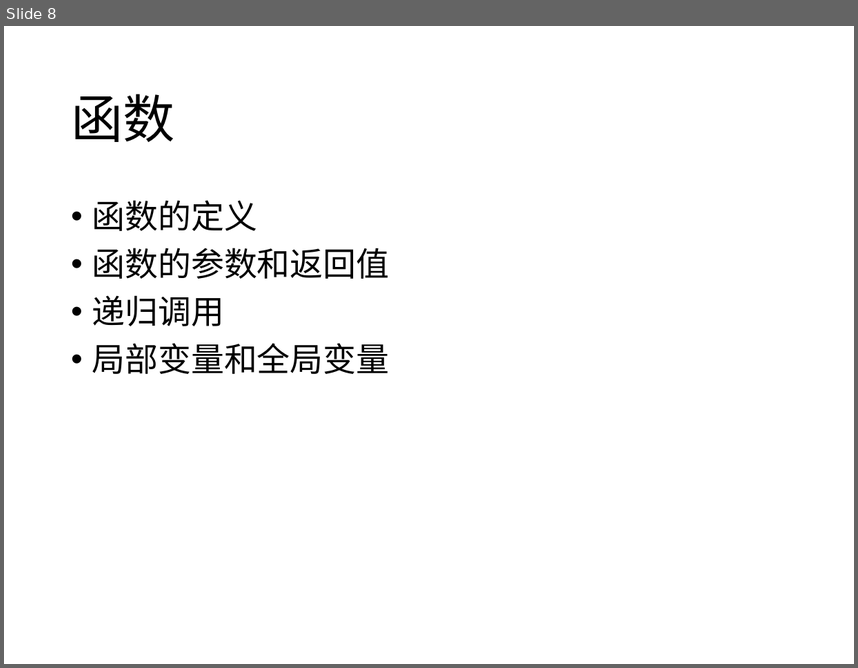
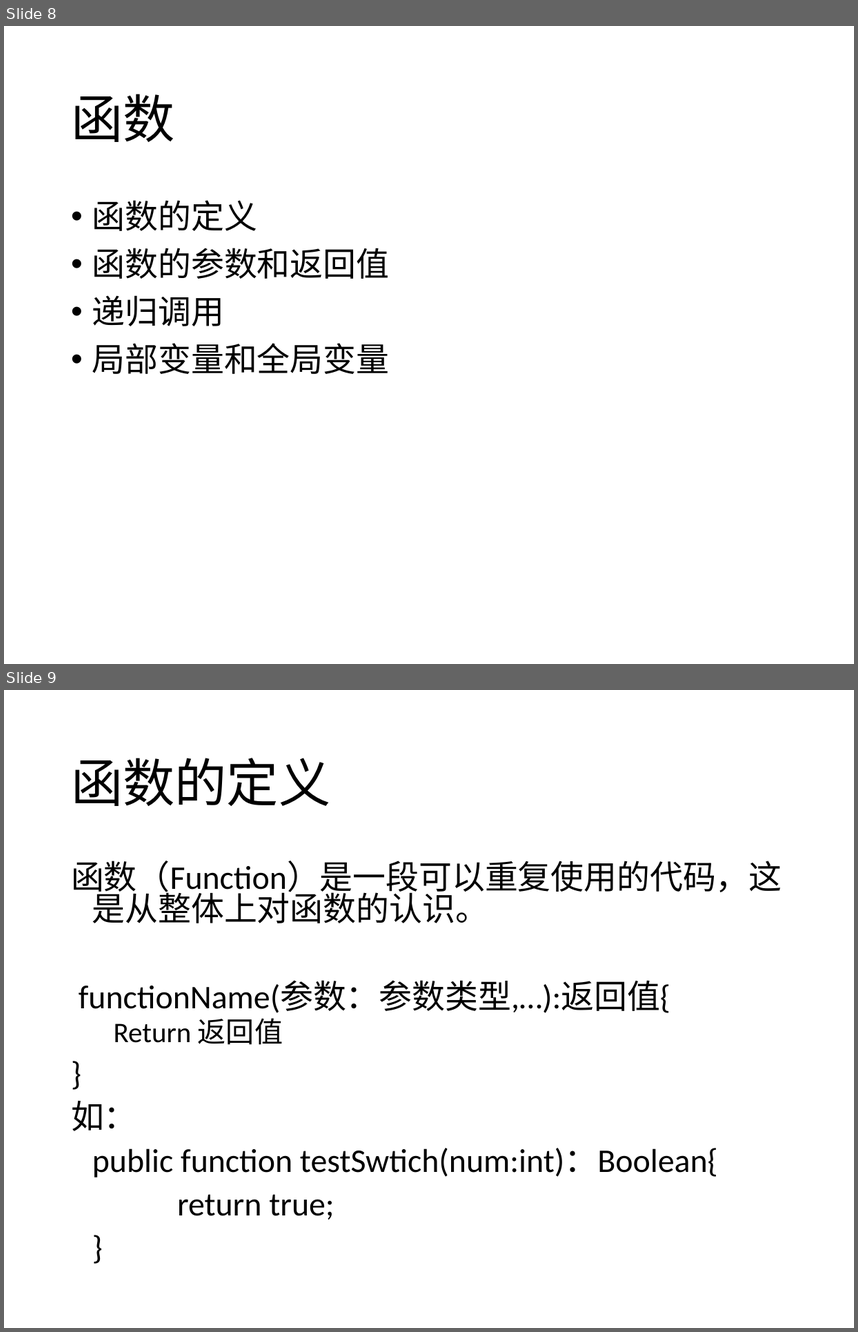
Before and after one commit to zhinan18/test, a slide deck: flash1.pptx. Shown one above the other, each under a label of ours: slide 8 before the commit, slides 8 and 9 after it. The pictures are 858x668 and 858x1332 pixels, drawn with LibreOffice and Linux fonts; fonts in the diff are those of the drawing. Boxes give left, top, right and bottom in pixels: in the first picture for what was removed or moved away, otherwise in the second. Text is boxed around its words. In the diff, an @@ line names an element or a change of style, - is before the commit and + after.

```diff
--- a/flash1.pptx
+++ b/flash1.pptx
@@ slide 9 added at [4,690,854,1328], background #FFFFFF @@
@@ title added at [71,758,330,806], 44 pt, text #000000 @@
+函数的定义
@@ text added at [71,860,782,1219], 28 pt, text #000000 @@
+函数（Function）是一段可以重复使用的代码，这是从整体上对函数的认识。
+functionName(参数：参数类型,…):返回值{
+  Return 返回值
+}
+如：
+public function testSwtich(num:int)：Boolean{
+return true;
+}
```
Also in this commit, not shown: 3 slides changed, 3 other slides added, 2 other files.
